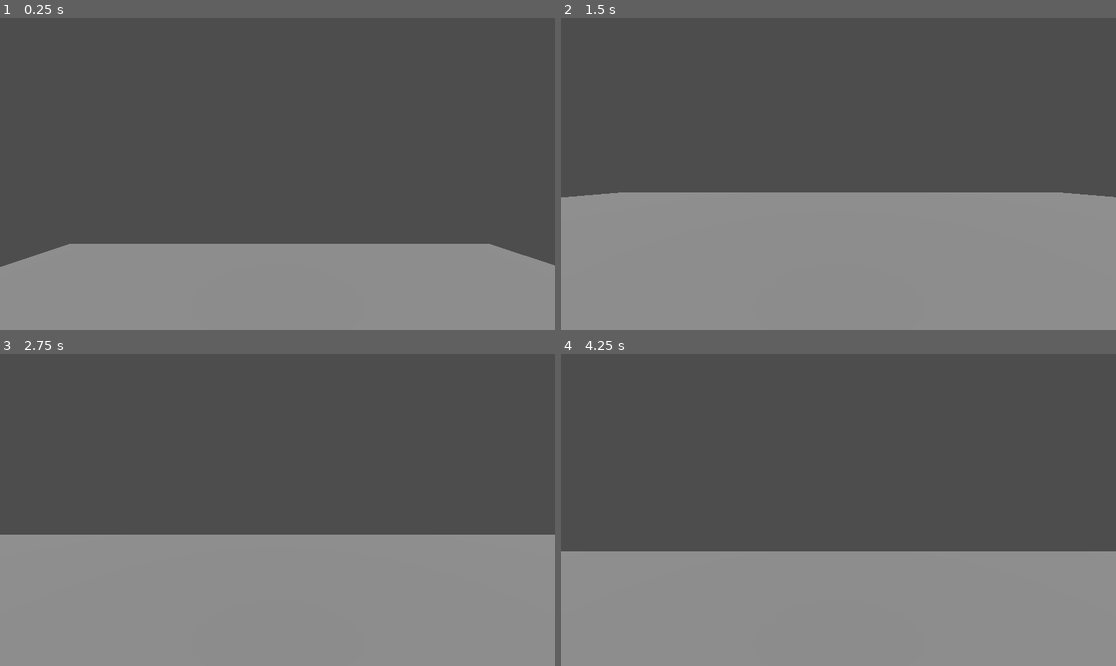
Above: before the commit, frames 1-4 (two rows, left to right).
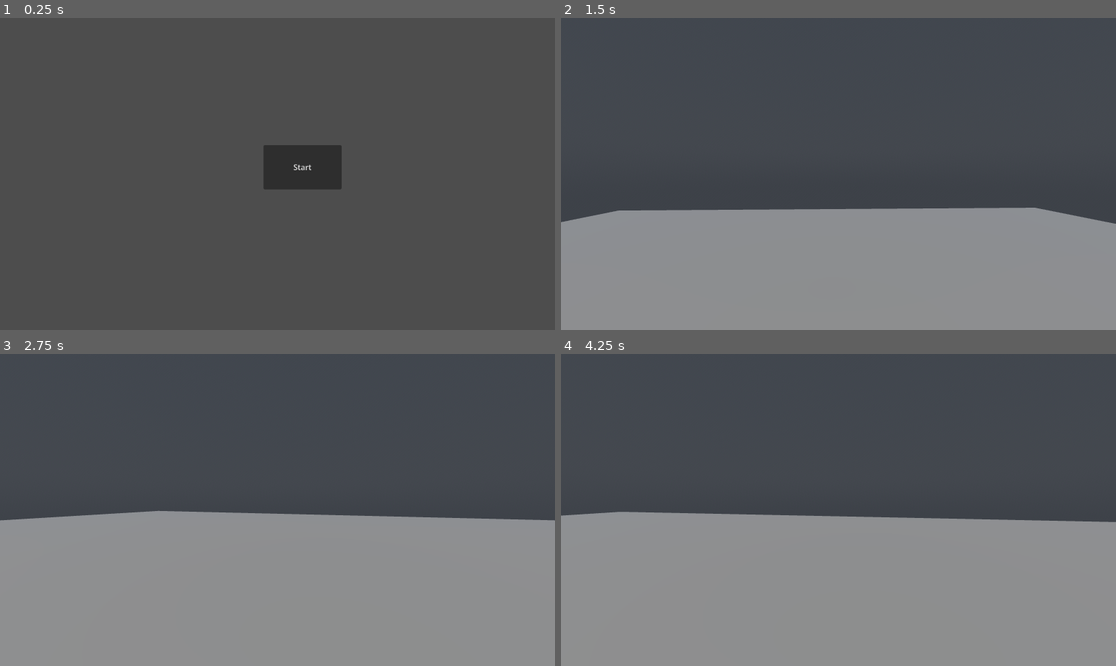
Above: after the commit, the same moments.

Repository: Immagoeat/airshipgame
Game: Godot game, scene res://scenes/mainmenu.tscn
Same seed, same stepped clock (60 frames per second), same inputs: the game is played once before the commit and once after it. Before the commit the project starts from res://scenes/main.tscn.
Inputs (mouse positions are in pixels of both pictures, inside the frame that each line leads up to):
- Up to frame 1 (0.25 s): no input
- Up to frame 2 (1.5 s): click (866, 167) at 0.5 s, where only the run after the commit has a clickable "Start"; tap Enter (ui_accept) at 1.25 s; move the mouse to (866, 174) at 1.27 s; hold W (up) from 1.28 s (still down); hold Shift (shift, bound only after the commit) from 1.28 s (still down); tap Space (space) at 1.35 s
- Up to frame 3 (2.75 s): keep holding W (up); tap Enter (ui_accept) at 1.52, 1.82, 2.27, 2.3, 2.57 s; move the mouse to (249, 510) at 2.02 s; release Shift (shift, bound only after the commit) at 2.03 s; tap Shift (shift, bound only after the commit) at 2.1 s
- Up to frame 4 (4.25 s): keep holding W (up); move the mouse to (849, 503) at 2.77 s; tap Enter (ui_accept) at 2.85, 3.77, 4.07 s; tap Space (space) at 3.05, 3.6 s; move the mouse to (832, 516) at 3.52 s; tap Shift (shift, bound only after the commit) at 3.8 s

The runs differ from the first frame. In frame 1, 29% of the frame differs, in the area x 0-100%, y 40-100%; in frame 2, 5.8%; in frame 3, 6.1%; in frame 4, 11%.

Commit message:
added film grain, main menu, and camera movement. Also added sky/world environment.

Diff:
--- /dev/null
+++ b/airshipgame/button.gd
@@ -0,0 +1,4 @@
+extends Button
+
+func _on_pressed() -> void:
+	get_tree().change_scene_to_file("res://scenes/main.tscn")
--- a/airshipgame/project.godot
+++ b/airshipgame/project.godot
@@ -11,7 +11,7 @@
 [application]
 
 config/name="Airshipgame"
-run/main_scene="uid://ddxal2bbiyw4i"
+run/main_scene="uid://mrd0qbdlji5y"
 config/features=PackedStringArray("4.6", "Forward Plus")
 config/icon="res://icon.svg"
 
@@ -47,6 +47,11 @@
 "events": [Object(InputEventKey,"resource_local_to_scene":false,"resource_name":"","device":-1,"window_id":0,"alt_press …(195 unchanged characters)…
 ]
 }
+shift={
+"deadzone": 0.2,
+"events": [Object(InputEventKey,"resource_local_to_scene":false,"resource_name":"","device":-1,"window_id":0,"alt_pressed":false,"shift_pressed":false,"ctrl_pressed":false,"meta_pressed":false,"pressed":false,"keycode":0,"physical_keycode":4194325,"key_label":0,"unicode":0,"location":0,"echo":false,"script":null)
+]
+}
 
 [physics]
 
@@ -55,3 +60,7 @@
 [rendering]
 
 rendering_device/driver.windows="d3d12"
+anti_aliasing/quality/msaa_2d=1
+anti_aliasing/quality/msaa_3d=1
+anti_aliasing/quality/screen_space_aa=1
+anti_aliasing/quality/use_taa=true
--- a/airshipgame/scenes/main.tscn
+++ b/airshipgame/scenes/main.tscn
@@ -1,12 +1,44 @@
 [gd_scene format=3 uid="uid://ddxal2bbiyw4i"]
 
 [ext_resource type="PackedScene" uid="uid://8wj7mobdfg1n" path="res://scenes/player.tscn" id="1_o5qli"]
+[ext_resource type="Script" uid="uid://gp342a7xwuue" path="res://scripts/filmgrain.gd" id="2_0wfyh"]
 
 [sub_resource type="PhysicsMaterial" id="PhysicsMaterial_o5qli"]
 
 [sub_resource type="BoxShape3D" id="BoxShape3D_0wfyh"]
 
 [sub_resource type="BoxMesh" id="BoxMesh_sugp2"]
+
+[sub_resource type="PhysicalSkyMaterial" id="PhysicalSkyMaterial_o5qli"]
+
+[sub_resource type="Sky" id="Sky_0wfyh"]
+sky_material = SubResource("PhysicalSkyMaterial_o5qli")
+
+[sub_resource type="Environment" id="Environment_o5qli"]
+background_mode = 2
+sky = SubResource("Sky_0wfyh")
+ssr_enabled = true
+fog_enabled = true
+fog_sky_affect = 0.196
+volumetric_fog_enabled = true
+volumetric_fog_density = 0.0088
+volumetric_fog_anisotropy = 0.01
+volumetric_fog_sky_affect = 0.299
+
+[sub_resource type="CameraAttributesPractical" id="CameraAttributesPractical_o5qli"]
+
+[sub_resource type="CompositorEffect" id="CompositorEffect_0wfyh"]
+resource_local_to_scene = false
+resource_name = ""
+enabled = true
+effect_callback_type = 4
+needs_motion_vectors = false
+needs_normal_roughness = false
+script = ExtResource("2_0wfyh")
+grain_amount = 0.08
+
+[sub_resource type="Compositor" id="Compositor_jyhfs"]
+compositor_effects = Array[CompositorEffect]([SubResource("CompositorEffect_0wfyh")])
 
 [node name="Main" type="Node3D" unique_id=659049761]
 
@@ -25,6 +57,9 @@
 mesh = SubResource("BoxMesh_sugp2")
 
 [node name="WorldEnvironment" type="WorldEnvironment" parent="." unique_id=915799016]
+environment = SubResource("Environment_o5qli")
+camera_attributes = SubResource("CameraAttributesPractical_o5qli")
+compositor = SubResource("Compositor_jyhfs")
 
 [node name="DirectionalLight3D" type="DirectionalLight3D" parent="." unique_id=1893734922]
-transform = Transform3D(1, 0, 0, 0, 0.4170106, 0.90890163, 0, -0.90890163, 0.4170106, 0, 297.22366, 0)
+transform = Transform3D(1, 0, 0, 0, 0.4170106, 0.90890163, 0, -0.90890163, 0.4170106, 0, 299.4047, 0)
--- /dev/null
+++ b/airshipgame/scenes/mainmenu.tscn
@@ -0,0 +1,22 @@
+[gd_scene format=3 uid="uid://mrd0qbdlji5y"]
+
+[ext_resource type="Script" uid="uid://blem7o02gpmey" path="res://button.gd" id="1_5mbse"]
+
+[node name="Control" type="Control" unique_id=379891389]
+layout_mode = 3
+anchors_preset = 15
+anchor_right = 1.0
+anchor_bottom = 1.0
+grow_horizontal = 2
+grow_vertical = 2
+
+[node name="Button" type="Button" parent="." unique_id=150230849]
+layout_mode = 0
+offset_left = 547.0
+offset_top = 264.0
+offset_right = 709.0
+offset_bottom = 356.0
+text = "Start"
+script = ExtResource("1_5mbse")
+
+[connection signal="pressed" from="Button" to="Button" method="_on_pressed"]
--- a/airshipgame/scenes/player.tscn
+++ b/airshipgame/scenes/player.tscn
@@ -15,5 +15,5 @@
 [node name="MeshInstance3D" type="MeshInstance3D" parent="CollisionShape3D" unique_id=72395894]
 mesh = SubResource("CapsuleMesh_sh265")
 
-[node name="Camera3D" type="Camera3D" parent="CollisionShape3D" unique_id=1704864439]
-transform = Transform3D(1, 0, 0, 0, 1, 0, 0, 0, 1, 0, 1, 0)
+[node name="Camera3D" type="Camera3D" parent="." unique_id=1704864439]
+transform = Transform3D(1, 0, 0, 0, 1, 0, 0, 0, 1, 0, 0.80323684, 0)
--- /dev/null
+++ b/airshipgame/scripts/filmgrain.gd
@@ -0,0 +1,117 @@
+@tool
+extends CompositorEffect
+class_name FilmGrainEffect
+
+@export var grain_amount: float = 0.15
+@export var grain_size: float = 1.0
+
+var rd: RenderingDevice
+var shader: RID
+var pipeline: RID
+var shader_compiled := false
+
+const GLSL_SOURCE = "#version 450
+layout(local_size_x = 8, local_size_y = 8, local_size_z = 1) in;
+
+layout(rgba16f, set = 0, binding = 0) uniform image2D color_image;
+
+layout(push_constant, std430) uniform Params {
+    float grain_amount;
+    float grain_size;
+    float time;
+    float pad;
+} params;
+
+float rand(vec2 uv) {
+    return fract(sin(dot(uv, vec2(12.9898, 78.233))) * 43758.5453);
+}
+
+void main() {
+    ivec2 uv = ivec2(gl_GlobalInvocationID.xy);
+    ivec2 size = imageSize(color_image);
+    if (uv.x >= size.x || uv.y >= size.y) return;
+
+    vec2 suv = vec2(uv) / vec2(size);
+    vec2 seed = suv * params.grain_size + fract(vec2(params.time * 8.0, params.time * 5.3));
+    float noise = rand(seed);
+
+    vec4 color = imageLoad(color_image, uv);
+    color.rgb += (noise - 0.5) * params.grain_amount;
+    color.rgb = clamp(color.rgb, 0.0, 1.0);
+    imageStore(color_image, uv, color);
+}"
+
+func _init() -> void:
+	effect_callback_type = EFFECT_CALLBACK_TYPE_POST_TRANSPARENT
+
+func _compile_shader() -> void:
+	rd = RenderingServer.get_rendering_device()
+	if not rd:
+		return
+
+	var src := RDShaderSource.new()
+	src.source_compute = GLSL_SOURCE
+	src.language = RenderingDevice.SHADER_LANGUAGE_GLSL
+
+	var spirv := rd.shader_compile_spirv_from_source(src)
+	if spirv == null:
+		push_error("Film grain SPIRV compilation failed")
+		return
+
+	if spirv.compile_error_compute != "":
+		push_error("Film grain compile error: " + spirv.compile_error_compute)
+		return
+
+	shader = rd.shader_create_from_spirv(spirv)
+	if not shader.is_valid():
+		push_error("Film grain shader RID invalid")
+		return
+
+	pipeline = rd.compute_pipeline_create(shader)
+	shader_compiled = pipeline.is_valid()
+
+func _render_callback(p_effect_callback_type: int, p_render_data: RenderData) -> void:
+	if not shader_compiled:
+		_compile_shader()
+
+	if not shader_compiled or not rd:
+		return
+	if not shader.is_valid() or not pipeline.is_valid():
+		return
+
+	var render_scene_buffers = p_render_data.get_render_scene_buffers()
+	if not render_scene_buffers:
+		return
+
+	var size = render_scene_buffers.get_internal_size()
+	if size.x == 0 or size.y == 0:
+		return
+
+	var x_groups = (size.x - 1) / 8 + 1
+	var y_groups = (size.y - 1) / 8 + 1
+
+	var push_constant := PackedFloat32Array([
+		grain_amount,
+		grain_size,
+		Time.get_ticks_msec() / 1000.0,
+		0.0
+	])
+
+	for view in range(render_scene_buffers.get_view_count()):
+		var color_image = render_scene_buffers.get_color_layer(view)
+
+		var uniform := RDUniform.new()
+		uniform.uniform_type = RenderingDevice.UNIFORM_TYPE_IMAGE
+		uniform.binding = 0
+		uniform.add_id(color_image)
+
+		var uniform_set = UniformSetCacheRD.get_cache(shader, 0, [uniform])
+		if not uniform_set.is_valid():
+			continue
+
+		var compute_list = rd.compute_list_begin()
+		rd.compute_list_bind_compute_pipeline(compute_list, pipeline)
+		rd.compute_list_bind_uniform_set(compute_list, uniform_set, 0)
+		rd.compute_list_set_push_constant(compute_list, push_constant.to_byte_array(), push_constant.size() * 4)
+		rd.compute_list_dispatch(compute_list, x_groups, y_groups, 1)
+		rd.compute_list_end()
--- a/airshipgame/scripts/player.gd
+++ b/airshipgame/scripts/player.gd
@@ -1,47 +1,57 @@
 extends CharacterBody3D
-
 
 const SPEED = 5.0
 const JUMP_VELOCITY = 4.5
-const SENSITIVITY = 100
-var mouselocked: bool = true
+const MOUSE_SENSITIVITY = 0.003
+const RUN_SPEED = 7.5
+
+var mousemode: bool = true
+var esc_cooldown: bool = false
+
+@onready var camera: Camera3D = $Camera3D
 
 func _ready() -> void:
+	Input.set_mouse_mode(Input.MOUSE_MODE_CAPTURED)
 
-	Input.mouse_mode = Input.MOUSE_MODE_CAPTURED
+func _unhandled_input(event: InputEvent) -> void:
+	if event is InputEventMouseMotion and mousemode:
+		rotate_y(-event.relative.x * MOUSE_SENSITIVITY)
+		camera.rotate_x(-event.relative.y * MOUSE_SENSITIVITY)
+		camera.rotation.x = clamp(camera.rotation.x, deg_to_rad(-89), deg_to_rad(89))
+
+	if event.is_action_pressed("esc") and not esc_cooldown:
+		esc_cooldown = true
+		if mousemode:
+			Input.set_mouse_mode(Input.MOUSE_MODE_VISIBLE)
+			mousemode = false
+		else:
+			Input.set_mouse_mode(Input.MOUSE_MODE_CAPTURED)
+			mousemode = true
+		await get_tree().create_timer(0.2).timeout
+		esc_cooldown = false
 
 func _physics_process(delta: float) -> void:
-
-	if Input.is_action_just_pressed("esc") and mouselocked:
-		Input.mouse_mode = Input.MOUSE_MODE_VISIBLE
-		mouselocked = false
-		print(mouselocked)
-		await get_tree().create_timer(0.1).timeout
-
-	if Input.is_action_just_pressed("esc") and not mouselocked:
-		Input.mouse_mode = Input.MOUSE_MODE_CAPTURED
-		mouselocked = true
-		print(mouselocked)
-		await get_tree().create_timer(0.1).timeout
-	# Add the gravity.
 	if not is_on_floor():
 		velocity += get_gravity() * delta
 
-	# Handle jump.
-	if Input.is_action_just_pressed("ui_accept") and is_on_floor():
+	if Input.is_action_just_pressed("space") and is_on_floor():
 		velocity.y = JUMP_VELOCITY
-	# Get camera rotation
 
+	var speed = RUN_SPEED if Input.is_action_pressed("shift") else SPEED
+	var input_dir = Input.get_vector("left", "right", "up", "down")
+	var direction = (transform.basis * Vector3(input_dir.x, 0, input_dir.y)).normalized()
 
-	# Get the input direction and handle the movement/deceleration.
-	# As good practice, you should replace UI actions with custom gameplay actions.
-	var input_dir := Input.get_vector("left", "right", "up", "down")
-	var direction := (transform.basis * Vector3(input_dir.x, 0, input_dir.y)).normalized()
 	if direction:
-		velocity.x = direction.x * SPEED
-		velocity.z = direction.z * SPEED
+		if is_on_floor():
+			velocity.x = direction.x * speed
+			velocity.z = direction.z * speed
+		else:
+			pass
 	else:
-		velocity.x = move_toward(velocity.x, 0, SPEED)
-		velocity.z = move_toward(velocity.z, 0, SPEED)
+		if is_on_floor():
+			velocity.x = move_toward(velocity.x, 0, SPEED)
+			velocity.z = move_toward(velocity.z, 0, SPEED)
+		else:
+			pass
 
 	move_and_slide()
Not shown, added: airshipgame/button.gd.uid
Not shown, added: airshipgame/scripts/filmgrain.gd.uid
Not shown, added: airshipgame/shaders/filmgrain.glsl
Not shown, added: airshipgame/shaders/filmgrain.glsl.import
